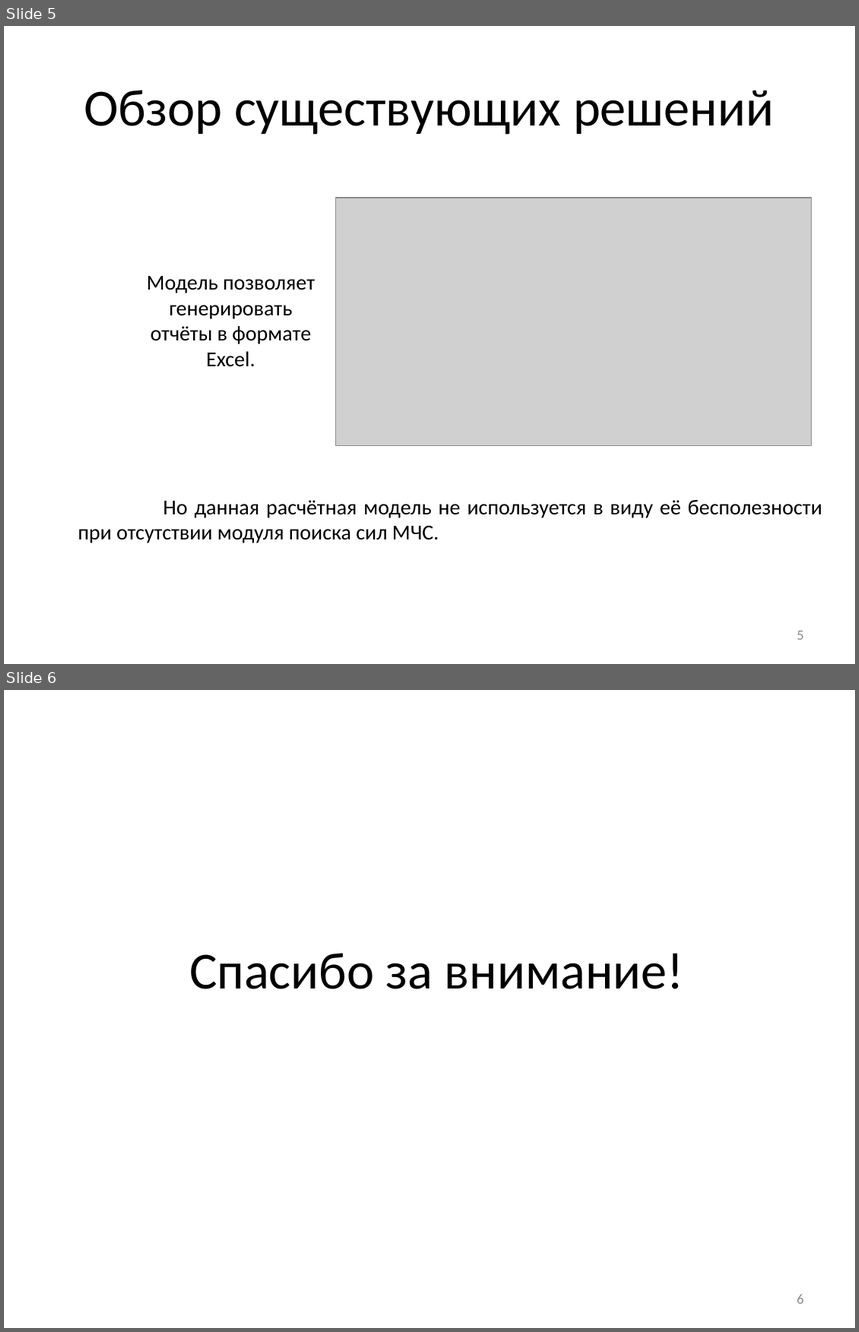
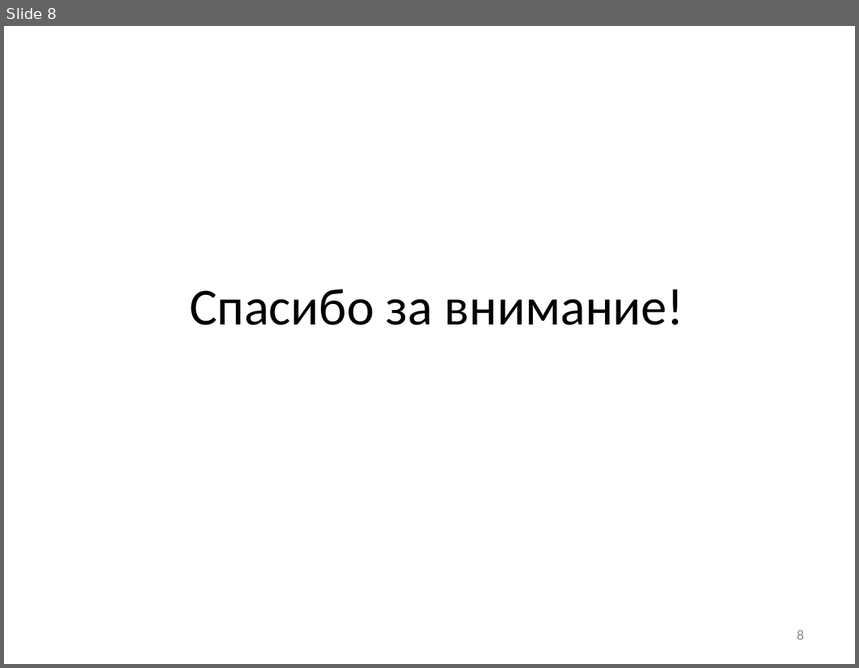
Before and after one commit to SanSanch5/BachelorDiplom, a slide deck: РПЗ/Презентация.pptx. Shown one above the other, each under a label of ours: slides 5 and 6 before the commit, slide 8 after it. The pictures are 859x1332 and 859x668 pixels, drawn with LibreOffice and Linux fonts; fonts in the diff are those of the drawing; grey boxes stand for pictures. Boxes give left, top, right and bottom in pixels: in the first picture for what was removed or moved away, otherwise in the second. Text is boxed around its words. In the diff, an @@ line names an element or a change of style, - is before the commit and + after.

```diff
--- a/РПЗ/Презентация.pptx
+++ b/РПЗ/Презентация.pptx
@@ slide 5 removed at (x1=4, y1=26, x2=855, y2=664), background #FFFFFF @@
@@ title removed at (x1=84, y1=90, x2=774, y2=135) @@
-Обзор существующих решений
@@ picture removed at (x1=336, y1=198, x2=812, y2=446) @@
@@ text removed at (x1=147, y1=276, x2=315, y2=367) @@
-  Модель позволяет генерировать отчёты в формате Excel.
@@ text removed at (x1=78, y1=500, x2=823, y2=544) @@
-Но данная расчётная модель не используется в виду её бесполезности при отсутствии модуля поиска сил МЧС.
@@ page number removed at (x1=797, y1=631, x2=804, y2=640) @@
-5
@@ what was slide 6 is now slide 8 @@
@@ page number at (x1=797, y1=630, x2=804, y2=640): text changed @@
-6
+8
```
Also in this commit, not shown: 3 slides changed, 3 slides added, 5 other files.
